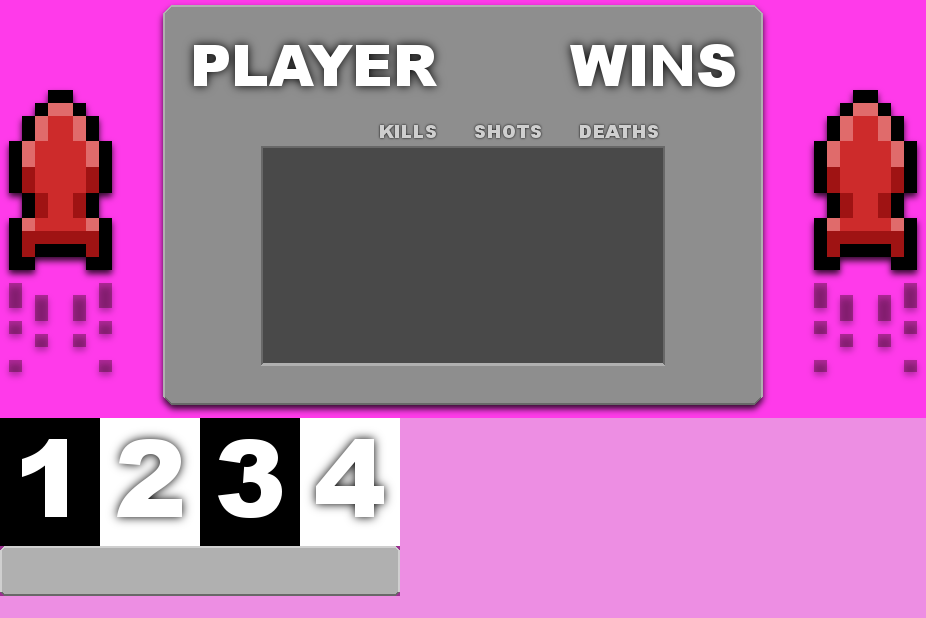
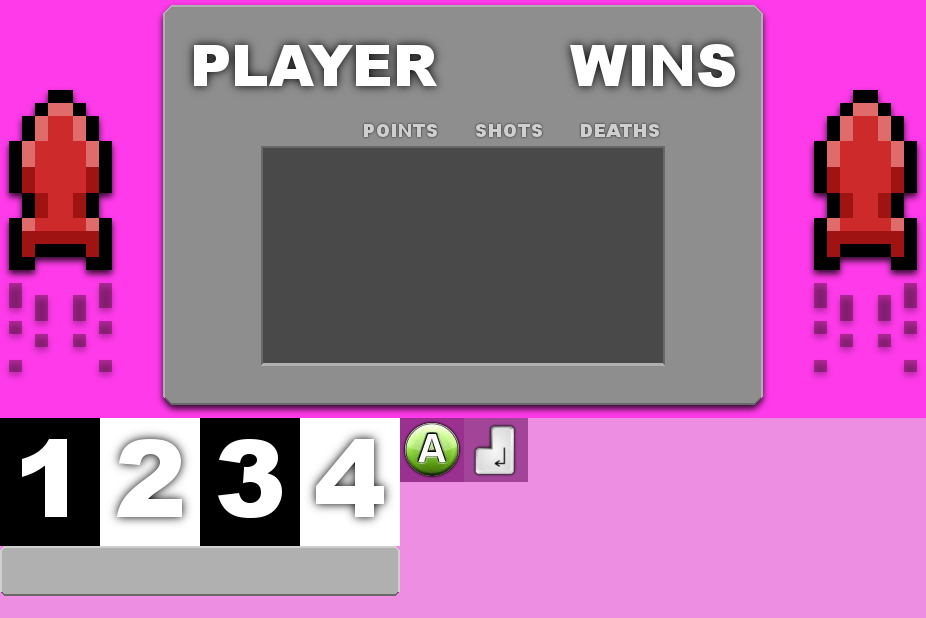
Revision of a layered 926×618 image; what changed, layer by layer:
added layer "Drop Shadow #5" above "Drop Shadow #6" over (472, 423, 518, 478)
added layer "Drop Shadow #6" above "Layer #4" over (402, 420, 462, 479)
removed layer "KILLS SHOTS DEATHS" from group "Layer Group" over (380, 125, 658, 138)
painted on "Drop Shadow #4" over (362, 122, 661, 140)
hid "Layer #3" over (0, 546, 400, 596)
painted on "Layer" over (400, 418, 528, 482)
